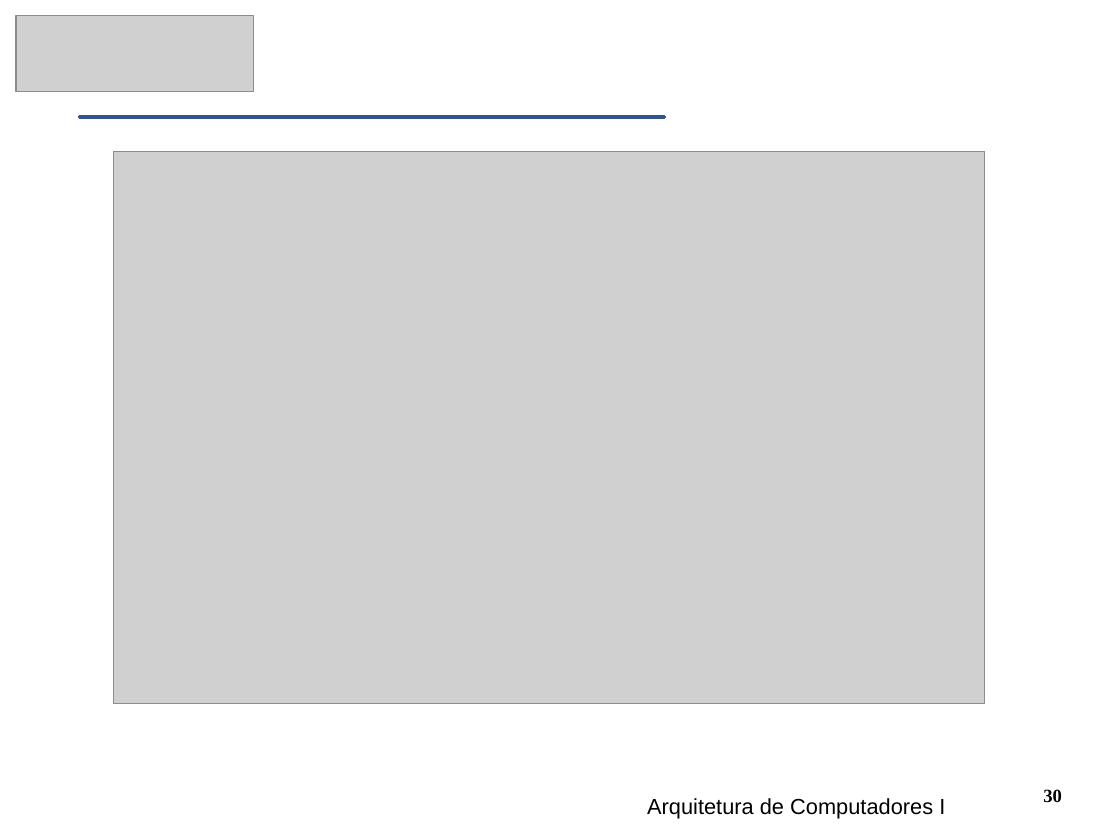
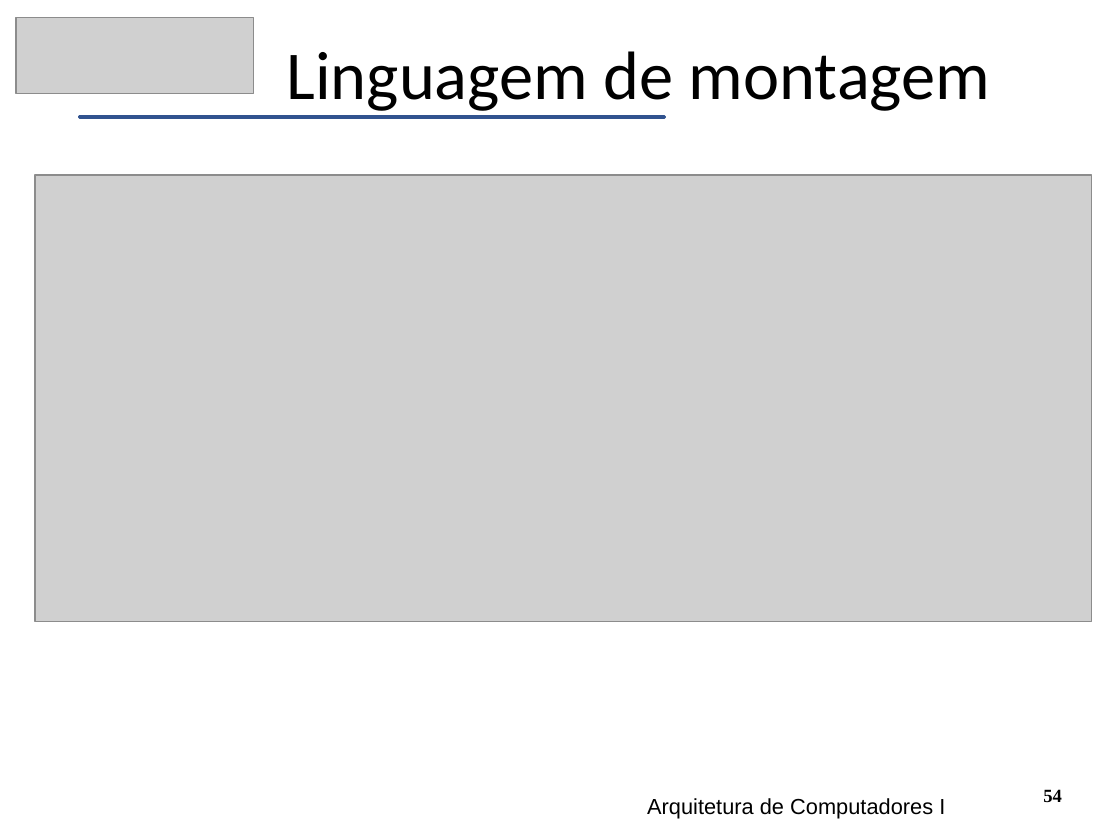
Before and after one commit to CloudEducationBrazil/WydenArquiteturaComputadores, a slide deck: slide 54 of 01 Classes/Aula10 - Arquitetura.pptx (slide 30 before the commit). Drawn at 1120x840 pixels with LibreOffice and Linux fonts; fonts in the diff are those of the drawing; grey boxes stand for pictures. Boxes give left, top, right and bottom in pixels: in the first picture for what was removed or moved away, otherwise in the second. Text is boxed around its words. In the diff, an @@ line names an element or a change of style, - is before the commit and + after.

```diff
--- a/01 Classes/Aula10 - Arquitetura.pptx
+++ b/01 Classes/Aula10 - Arquitetura.pptx
@@ title added at (286,51,990,116), 44 pt, text #000000 @@
+Linguagem de montagem
@@ picture: place and size @@
-picture at (113,151,984,703)
+picture at (35,175,1091,620)
@@ page number at (1043,789,1062,803): text changed @@
-30
+54
```
Also in this commit, not shown: 17 other slides changed, 44 slides added, 21 slides removed, 12 other files.
